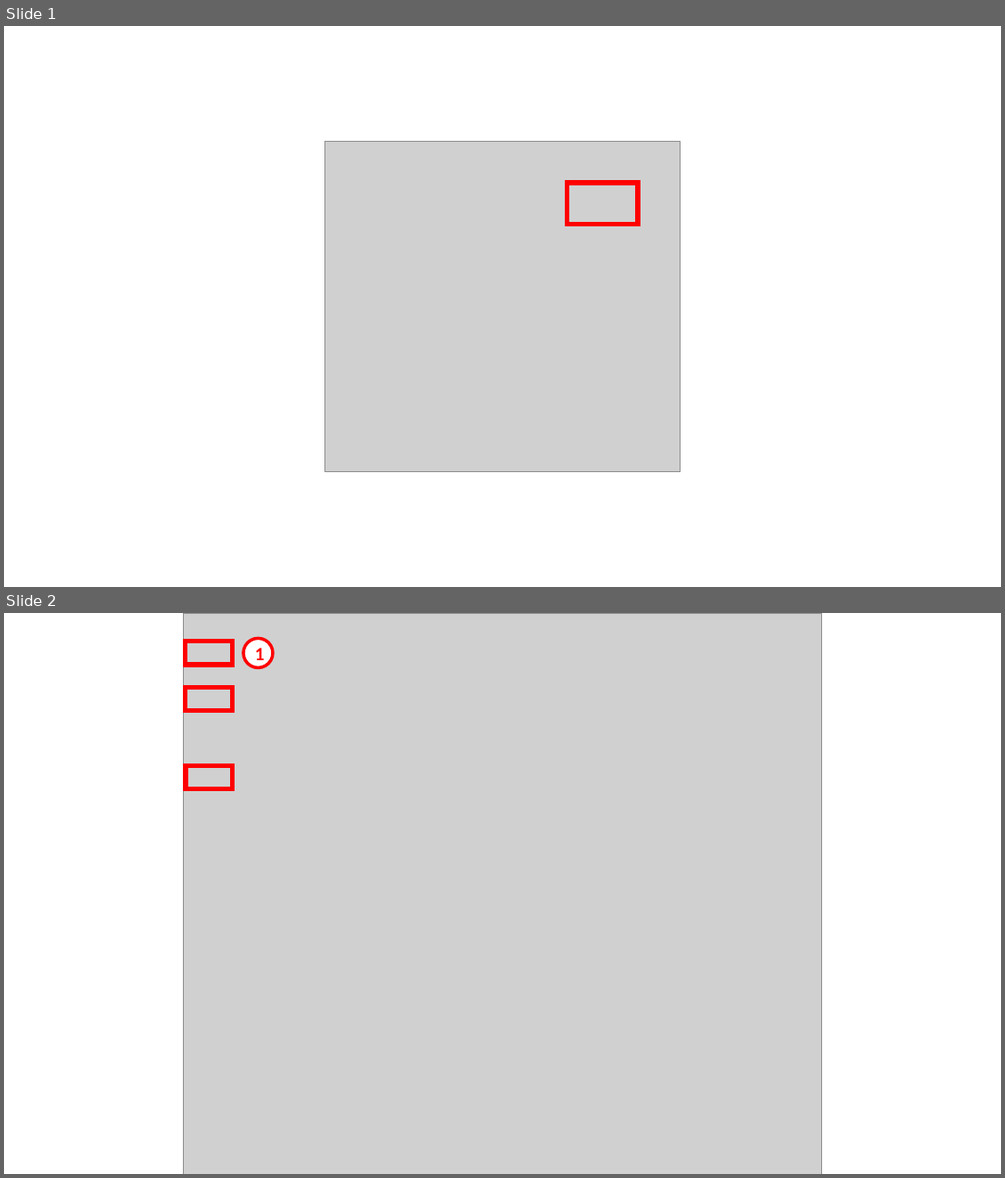
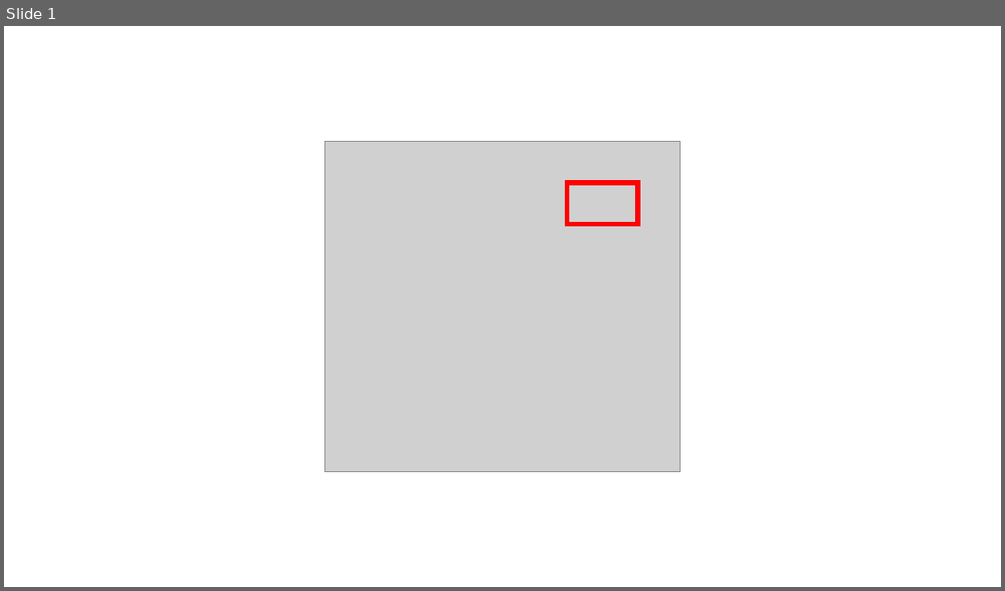
Before and after one commit to xpessoles/TP_Documents_PSI, a slide deck: 23_Plateforme6Axes/22_ImprimanteI3D.pptx. Shown one above the other, each under a label of ours: slides 1 and 2 before the commit, slide 1 after it. The pictures are 1005x1178 and 1005x591 pixels, drawn with LibreOffice and Linux fonts; fonts in the diff are those of the drawing; grey boxes stand for pictures. Boxes give left, top, right and bottom in pixels: in the first picture for what was removed or moved away, otherwise in the second. Text is boxed around its words. In the diff, an @@ line names an element or a change of style, - is before the commit and + after.

```diff
--- a/23_Plateforme6Axes/22_ImprimanteI3D.pptx
+++ b/23_Plateforme6Axes/22_ImprimanteI3D.pptx
@@ slide 2 removed at [4, 613, 1001, 1174], background #FFFFFF @@
@@ picture removed at [184, 613, 821, 1174] @@
@@ ellipse removed at [243, 639, 273, 667] @@
-1
@@ rectangle removed at [186, 641, 233, 665] @@
@@ rectangle removed at [186, 687, 233, 710] @@
@@ rectangle removed at [186, 765, 233, 788] @@
```
Also in this commit, not shown: 2 slides added.
